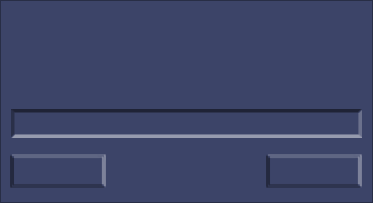
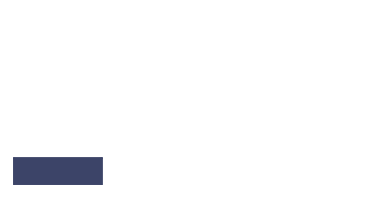
Layered file, before and after one edit (373×203). Changes by layer:
hid "Livello 2 copia 2" over [269,157,359,185]
hid "Livello 0" over [0,0,373,203]
